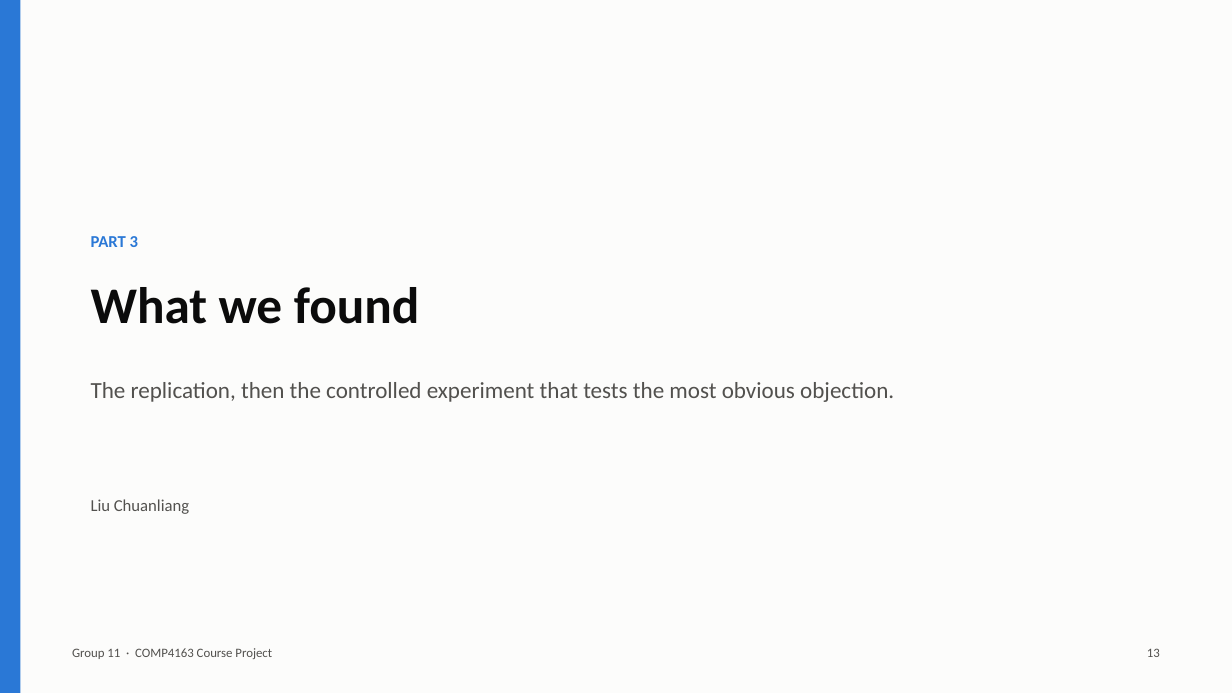
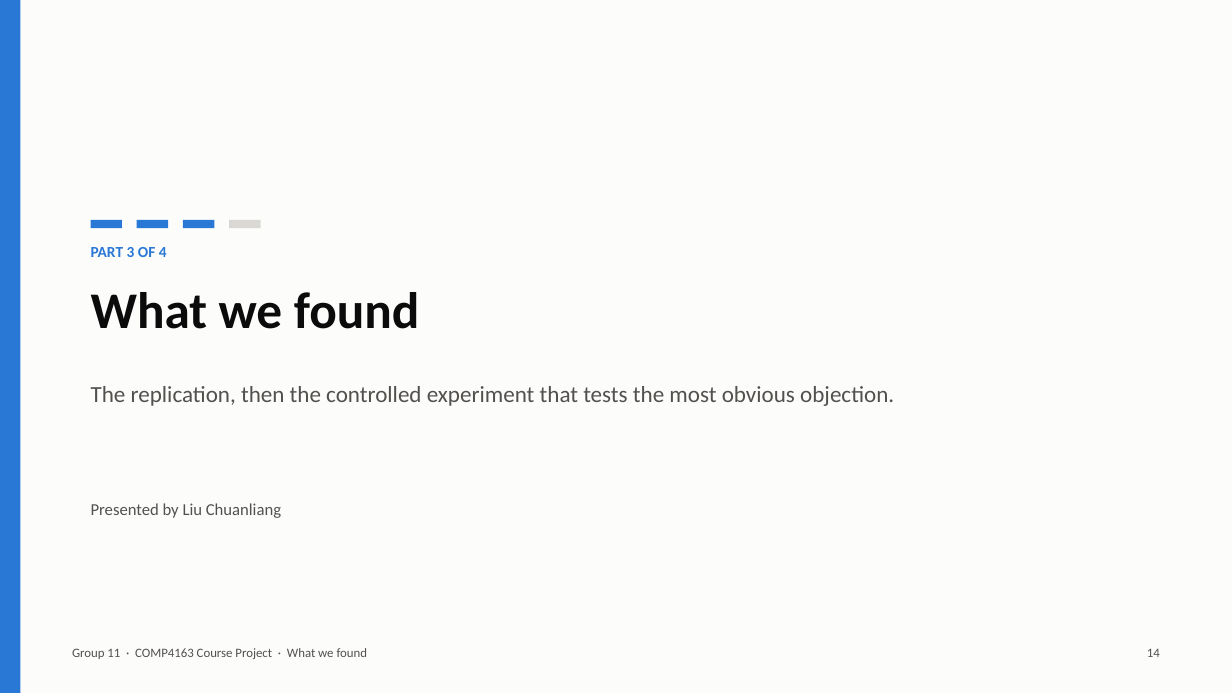
Before and after one commit to v68md6ttb2-ux/COMP4163-ResNet-Degradation, a slide deck: slide 14 of report/slides.pptx (slide 13 before the commit). Drawn at 1232x693 pixels with LibreOffice and Linux fonts; fonts in the diff are those of the drawing. Boxes give left, top, right and bottom in pixels: in the first picture for what was removed or moved away, otherwise in the second. Text is boxed around its words. In the diff, an @@ line names an element or a change of style, - is before the commit and + after.

```diff
--- a/report/slides.pptx
+++ b/report/slides.pptx
@@ rectangle added at (91, 220, 122, 228), fill #2A78D6 @@
@@ rectangle added at (137, 220, 168, 228), fill #2A78D6 @@
@@ rectangle added at (183, 220, 214, 228), fill #2A78D6 @@
@@ rectangle added at (229, 220, 261, 228), fill #D9D8D4 @@
@@ text at (91, 247, 167, 257): text changed; size 13 to 12 pt @@
-PART 3
+PART 3 OF 4
@@ text "What we found": place and size @@
-text "What we found" at (91, 287, 420, 324)
+text "What we found" at (91, 292, 420, 329)
@@ text "The replication, then the controlled ...": place and size @@
-text "The replication, then the controlled ..." at (91, 382, 894, 402)
+text "The replication, then the controlled ..." at (91, 386, 894, 406)
@@ text at (91, 503, 281, 518): text changed @@
-Liu Chuanliang
+Presented by Liu Chuanliang
@@ text at (72, 648, 368, 659): text changed @@
-Group 11 · COMP4163 Course Project
+Group 11 · COMP4163 Course Project · What we found
@@ text at (1147, 649, 1160, 657): text changed @@
-13
+14
```
Also in this commit, not shown: 34 other slides changed, 1 slide added, 1 other file.
